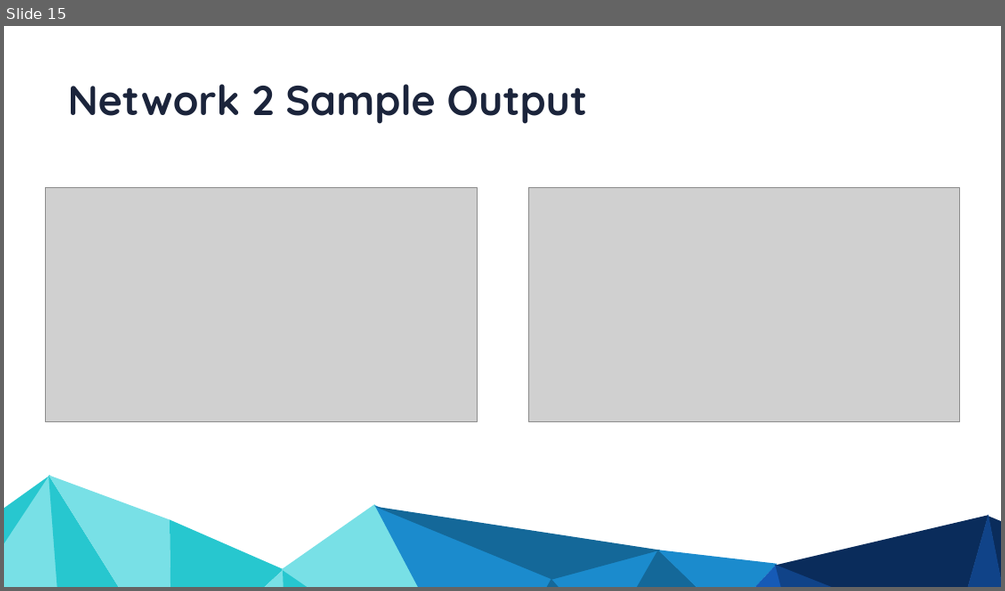
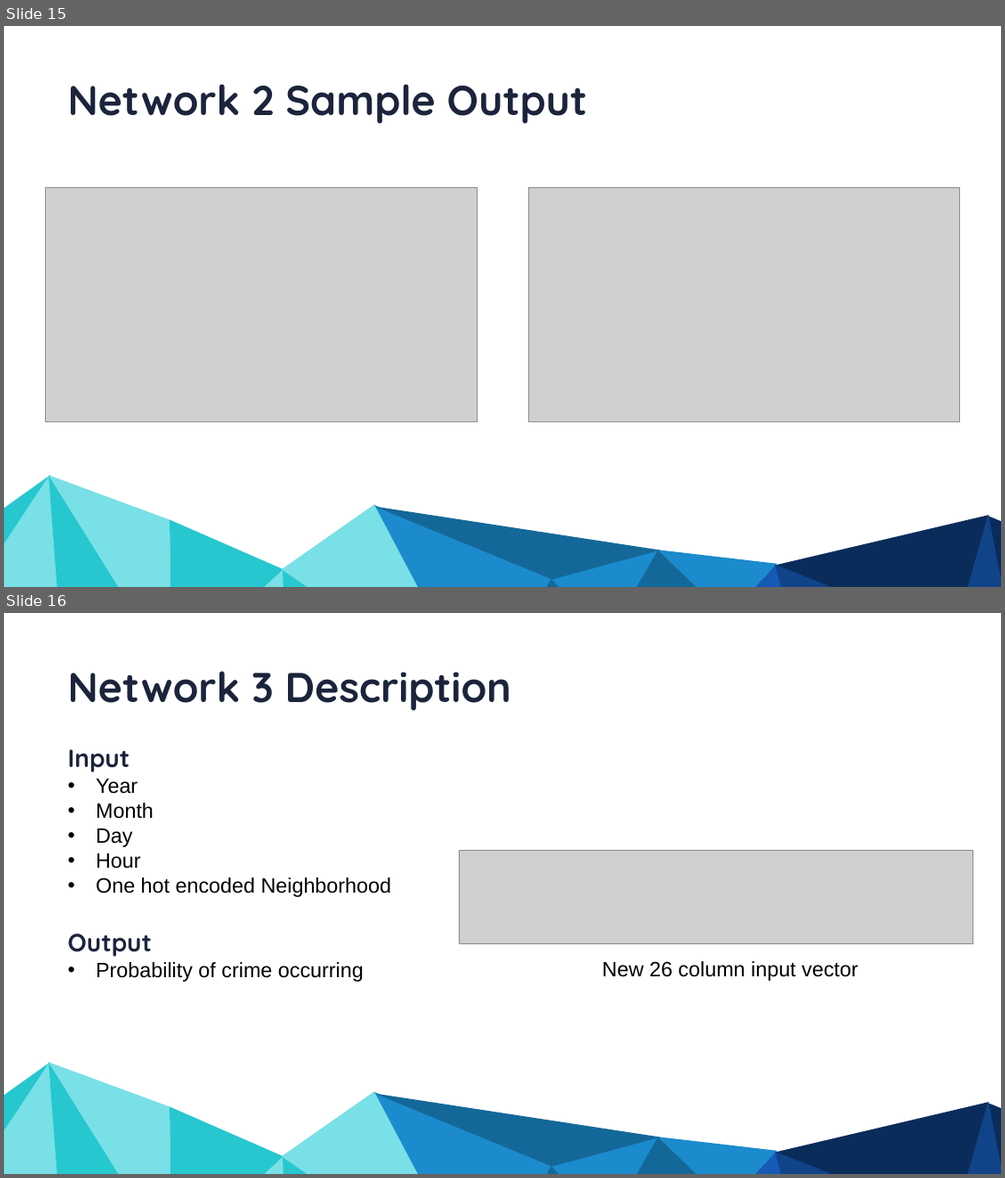
Before and after one commit to NasirKhalid24/Vancouver-Crime-Prediction, a slide deck: Final Presentation.pptx. Shown one above the other, each under a label of ours: slide 15 before the commit, slides 15 and 16 after it. The pictures are 1005x591 and 1005x1178 pixels, drawn with LibreOffice and Linux fonts; fonts in the diff are those of the drawing; grey boxes stand for pictures. Boxes give left, top, right and bottom in pixels: in the first picture for what was removed or moved away, otherwise in the second. Text is boxed around its words. In the diff, an @@ line names an element or a change of style, - is before the commit and + after.

```diff
--- a/Final Presentation.pptx
+++ b/Final Presentation.pptx
@@ slide 16 added at box(4, 613, 1001, 1174), background #FFFFFF; not listed: 19 template elements that a slide beside it also shows @@
@@ text added at box(68, 671, 511, 711), 80 pt, text #1B243B, bold @@
+Network 3 Description
@@ text added at box(68, 749, 392, 981), 40 pt, text #000000 @@
+Input
+• Year
+• Month
+• Day
+• Hour
+• One hot encoded Neighborhood
+Output
+• Probability of crime occurring
@@ picture added at box(459, 851, 972, 943) @@
@@ text added at box(602, 961, 858, 981), 40 pt, text #000000 @@
+New 26 column input vector
```
Also in this commit, not shown: 1 slide changed, 13 other slides added, 2 other files.
